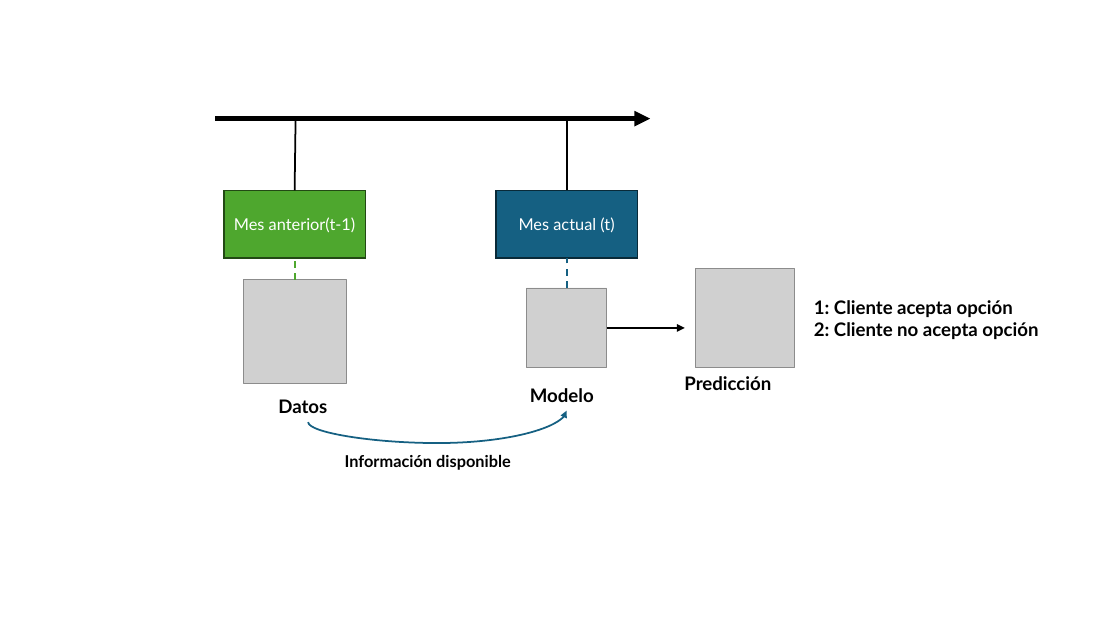
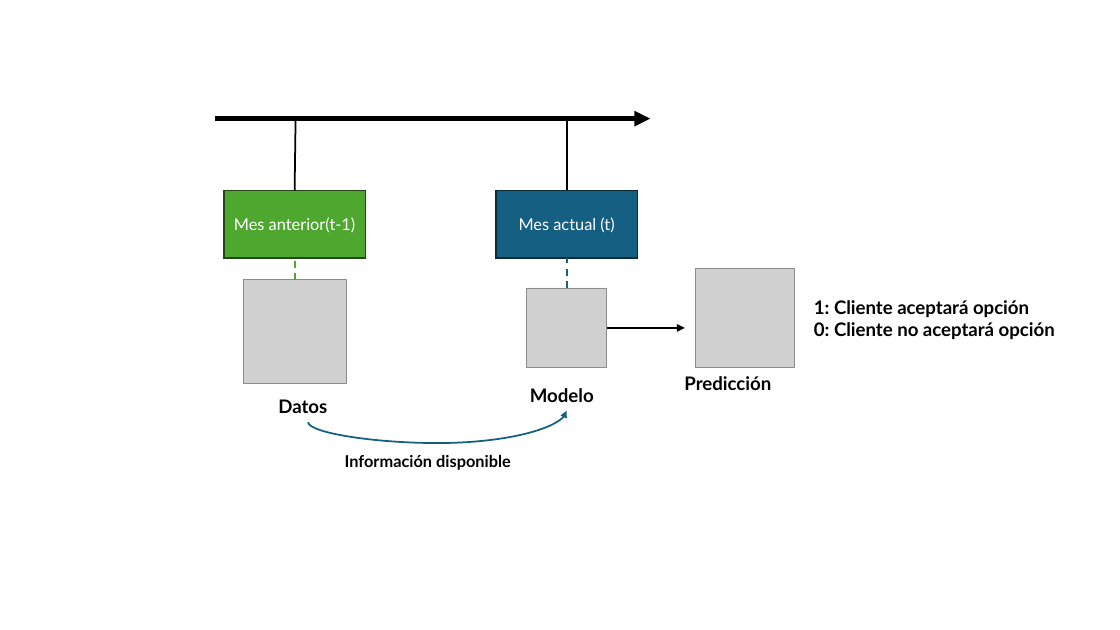
Before and after one commit to sergioherrera034/prueba_tecnica_2026, a slide deck: slide 1 of docs/Diagramas.pptx. Drawn at 1120x630 pixels with LibreOffice and Linux fonts; fonts in the diff are those of the drawing; grey boxes stand for pictures. Boxes give left, top, right and bottom in pixels: in the first picture for what was removed or moved away, otherwise in the second. Text is boxed around its words. In the diff, an @@ line names an element or a change of style, - is before the commit and + after.

```diff
--- a/docs/Diagramas.pptx
+++ b/docs/Diagramas.pptx
@@ text at [814, 300, 1055, 339]: text changed @@
-1: Cliente acepta opción
-2: Cliente no acepta opción
+1: Cliente aceptará opción
+0: Cliente no aceptará opción
```
Also in this commit, not shown: 1 other slide changed, 1 slide added, 9 other files.
